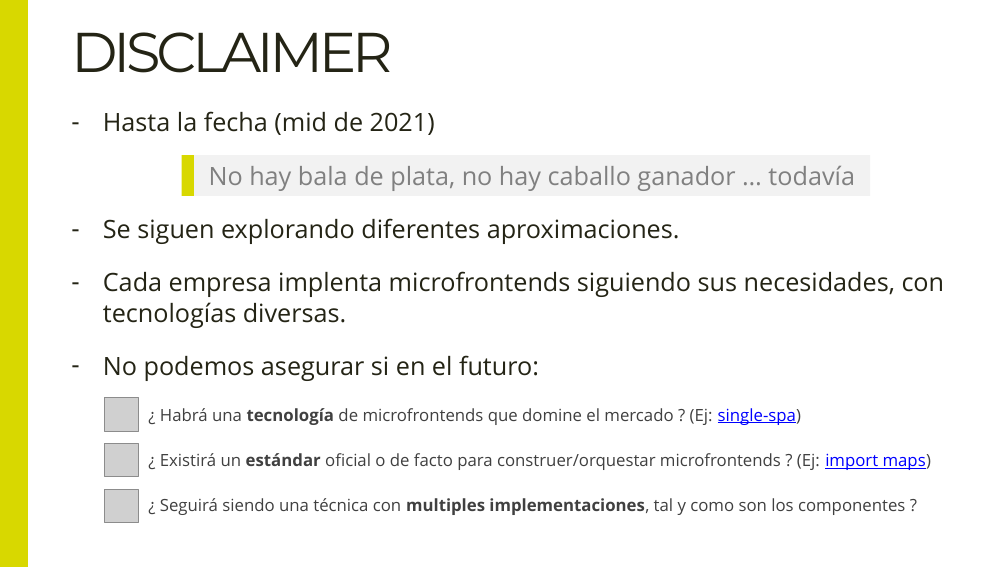
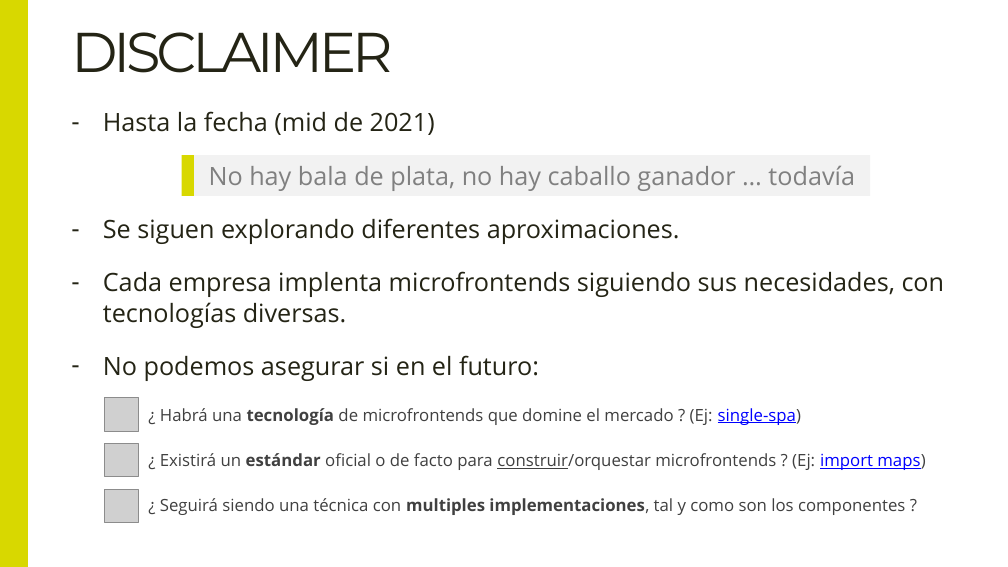
Before and after one commit to DillonGru28/Master-Frontend-Lemon, a slide deck: slide 6 of 04-frameworks/08-microfrontends/00-teoría/00-introducción-a-microfrontends.pptx. Drawn at 1008x567 pixels with LibreOffice and Linux fonts; fonts in the diff are those of the drawing; grey boxes stand for pictures. Boxes give left, top, right and bottom in pixels: in the first picture for what was removed or moved away, otherwise in the second. Text is boxed around its words. In the diff, an @@ line names an element or a change of style, - is before the commit and + after.

Commit message:
fix typos

```diff
--- a/04-frameworks/08-microfrontends/00-teoría/00-introducción-a-microfrontends.pptx
+++ b/04-frameworks/08-microfrontends/00-teoría/00-introducción-a-microfrontends.pptx
@@ text at (160,453,925,470): text changed @@
-¿ Existirá un estándar oficial o de facto para construer/orquestar microfrontends ? (Ej: import maps)
+¿ Existirá un estándar oficial o de facto para construir/orquestar microfrontends ? (Ej: import maps)
```
Also in this commit, not shown: 1 other slide changed.
